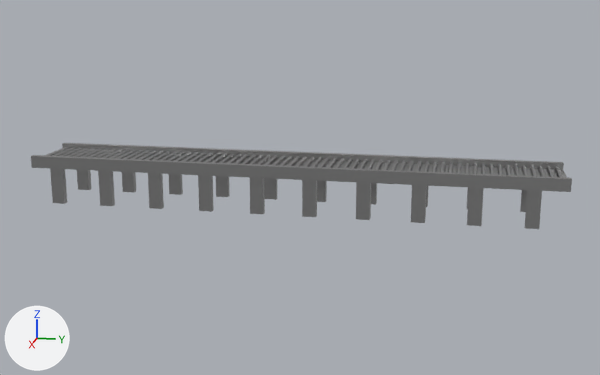
Renders of the glTF model src/assets/models/rail_in_out.glb from each side of a commit.
The view is the same before and after, from a 50 mm lens placed at (17.71, 3.71, 4.82), pointed at (-0.01, 0.17, 0.39). The lights are fixed; the arrows at lower left show +X, +Y and +Z. The first picture is the older version. Where no turn or scale is listed for an object, it has been applied to the vertices.

Objects in the first picture: 'in_rail.002'.
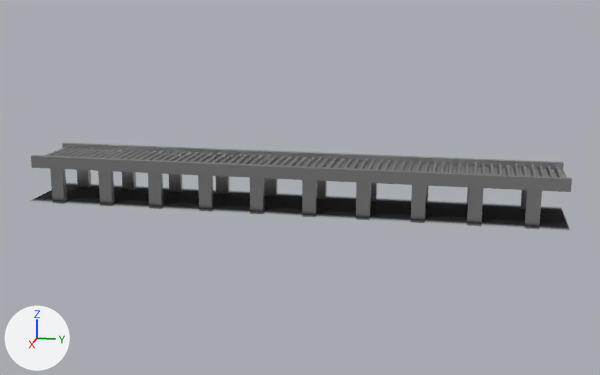
Location of each change, [x1, y1, x2, y2] in pixels of the pictures (600 x 375 px):
'rail_shadow', added: after [33, 183, 569, 230]

Diff of the bpy script that builds the scene:
```diff
--- a/src/assets/models/rail_in_out.glb.py
+++ b/src/assets/models/rail_in_out.glb.py
@@ img_shadow @@
+img_shadow = load_image('shadow', '_unpacked/shadow', 1024, 1024, 'sRGB')
@@ mat_shadow @@
+mat_shadow = principled_material('shadow')
+mat_shadow.texture = img_shadow  # with its transparency
+mat_shadow.roughness = 1.0
@@ me_plane_006 @@
+me_plane_006.from_pydata(...)  # 12 vertices, 10 faces; spans x -1.02..1.02, y -5.93..5.93, z 0.0
+me_plane_006.materials.append(mat_shadow)  # picture img_shadow
@@ ob_rail_shadow @@
+ob_rail_shadow = bpy.data.objects.new('rail_shadow', me_plane_006)
+ob_rail_shadow.location = (0.0, 0.0, 0.0)
```
